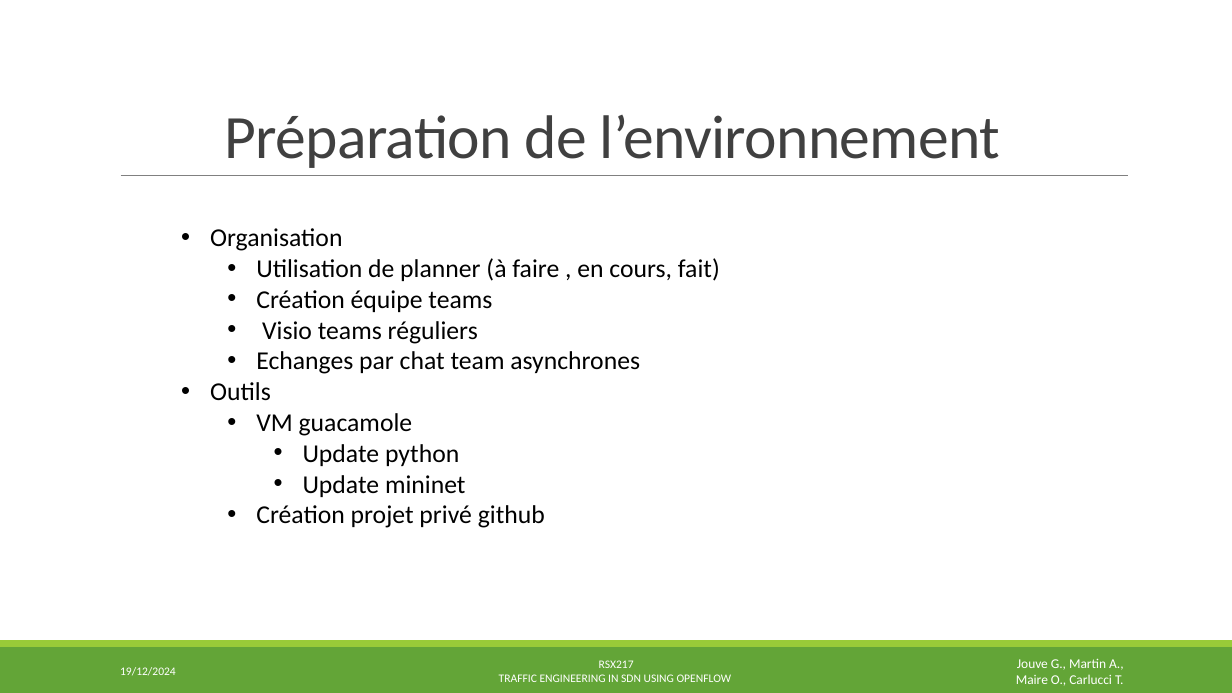
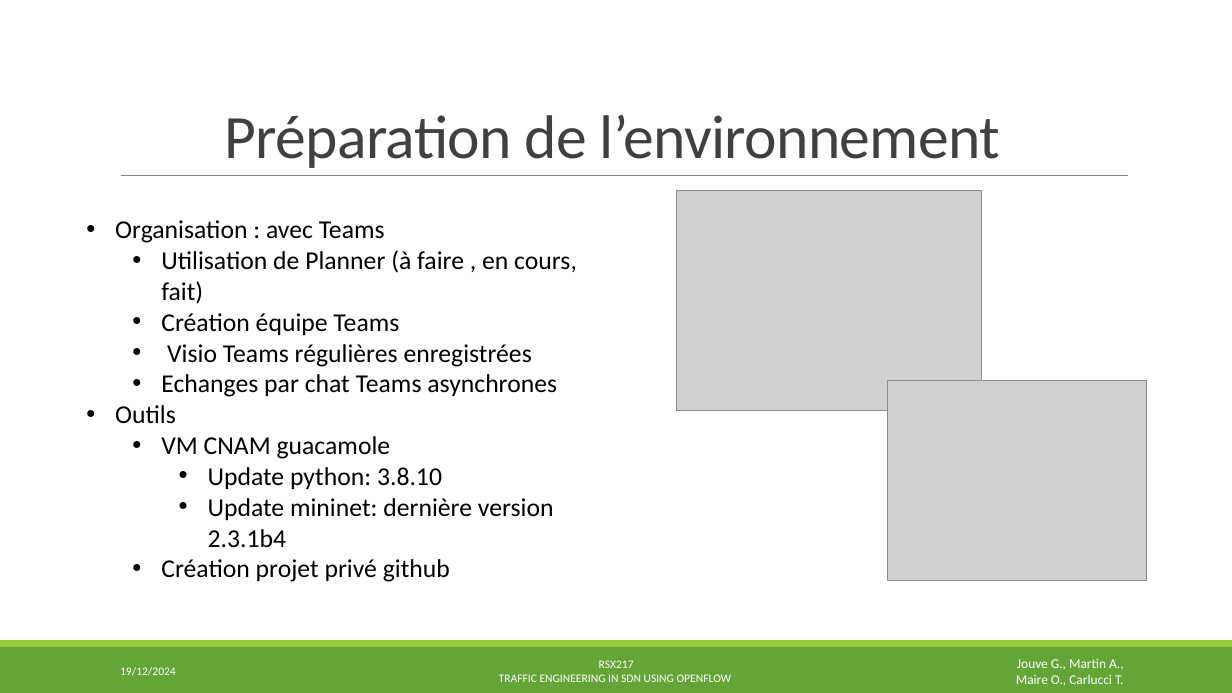
Before and after one commit to soranjade/RSX217_MINI-PROJ, a slide deck: slide 1 of presentation_19nov24.pptx. Drawn at 1232x693 pixels with LibreOffice and Linux fonts; fonts in the diff are those of the drawing; grey boxes stand for pictures. Boxes give left, top, right and bottom in pixels: in the first picture for what was removed or moved away, otherwise in the second. Text is boxed around its words. In the diff, an @@ line names an element or a change of style, - is before the commit and + after.

Commit message:
update slide 1
ajout notamement de 2 images pour  montrer le planner et github

```diff
--- a/presentation_19nov24.pptx
+++ b/presentation_19nov24.pptx
@@ text "Organisation : avec Teams": place and size @@
-text "Organisation : avec Teams" at [210,228,720,528]
+text "Organisation : avec Teams" at [115,220,577,582]
@@ picture added at [677,190,982,411] @@
@@ text at [115,220,577,397]: text changed @@
-• Organisation
-  • Utilisation de planner (à faire , en cours, fait)
-  • Création équipe teams
-  • Visio teams réguliers
-  • Echanges par chat team asynchrones
+• Organisation : avec Teams
+  • Utilisation de Planner (à faire , en cours, fait)
+  • Création équipe Teams
+  • Visio Teams régulières enregistrées
+  • Echanges par chat Teams asynchrones
@@ picture added at [888,380,1148,580] @@
@@ text at [161,436,554,547]: text changed @@
-  • VM guacamole
-    • Update python
-    • Update mininet
+  • VM CNAM guacamole
+    • Update python: 3.8.10
+    • Update mininet: dernière version 2.3.1b4
```
